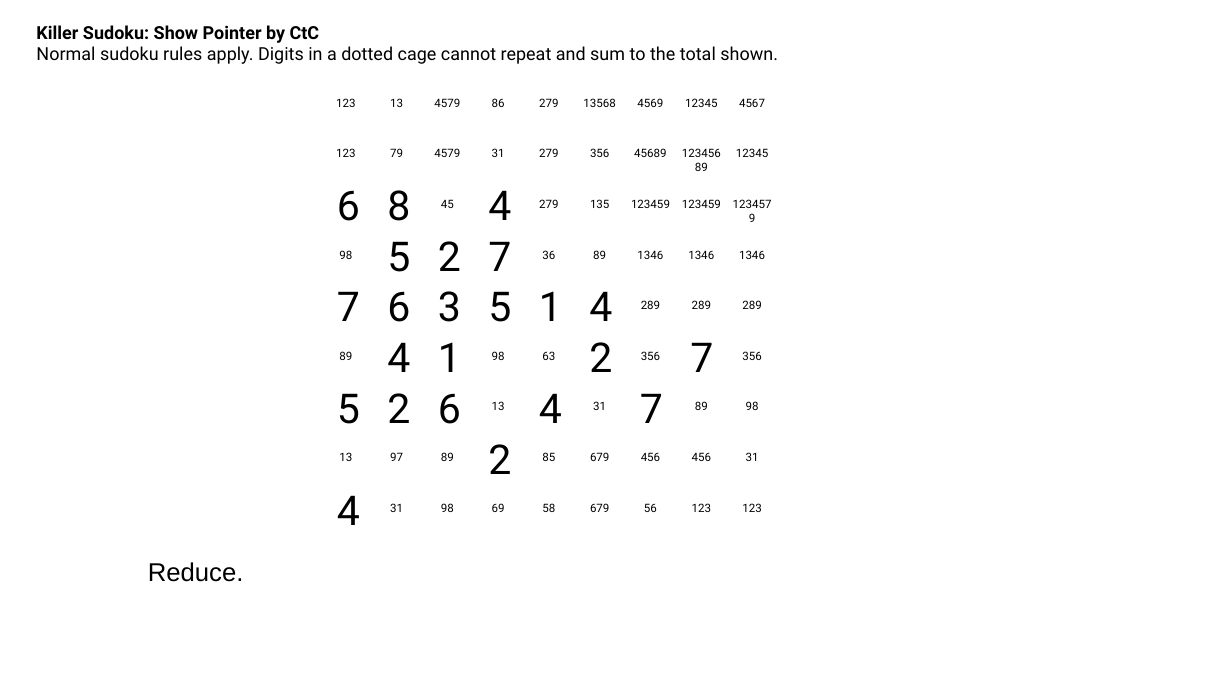
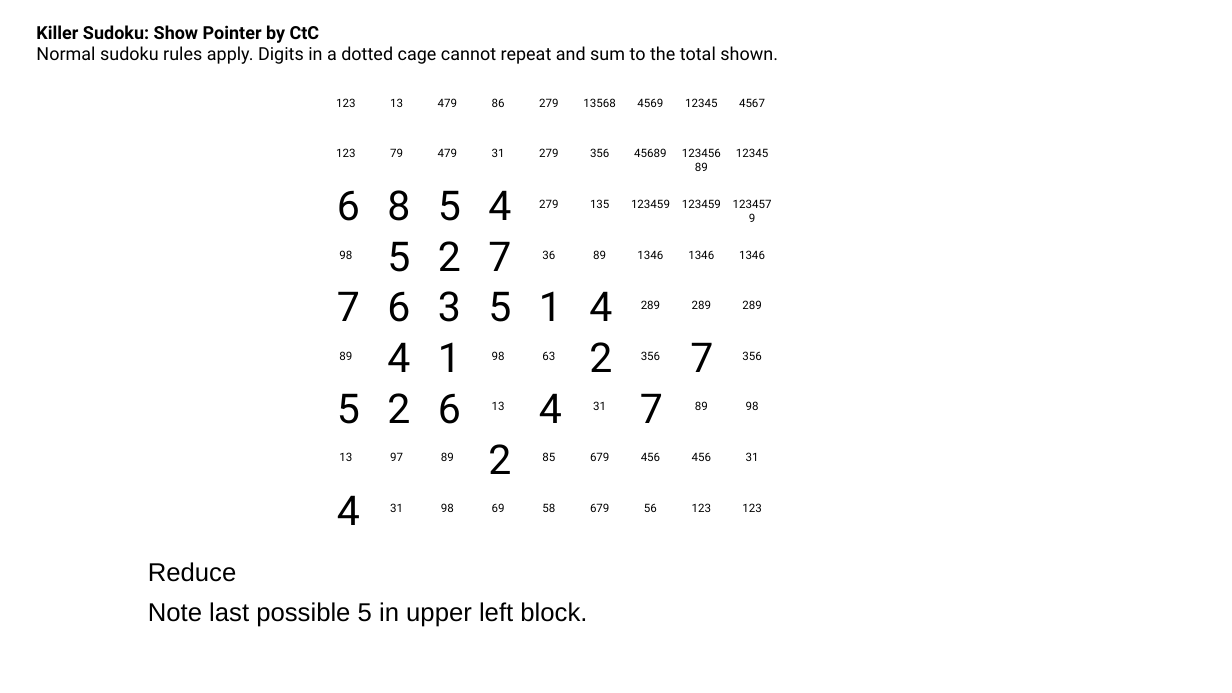
Before and after one commit to jhardis/WSJ_Number_Puzzles, a slide deck: slide 61 of 20261031_1.pptx. Drawn at 1232x693 pixels with LibreOffice and Linux fonts; fonts in the diff are those of the drawing; background and template pictures are left out. Boxes give left, top, right and bottom in pixels: in the first picture for what was removed or moved away, otherwise in the second. Text is boxed around its words. In the diff, an @@ line names an element or a change of style, - is before the commit and + after.

```diff
--- a/20261031_1.pptx
+++ b/20261031_1.pptx
@@ text at [438, 98, 457, 107]: text changed @@
-4579
+479
@@ text at [438, 148, 457, 157]: text changed @@
-4579
+479
@@ text added at [438, 190, 461, 221], 32 pt, text #000000 @@
+5
@@ text removed at [441, 199, 454, 208] @@
-45
@@ text at [148, 562, 587, 627]: text changed @@
-Reduce.
+Reduce
+Note last possible 5 in upper left block.
```
Also in this commit, not shown: 38 other slides changed, 1 slide added, 11 slides removed.
